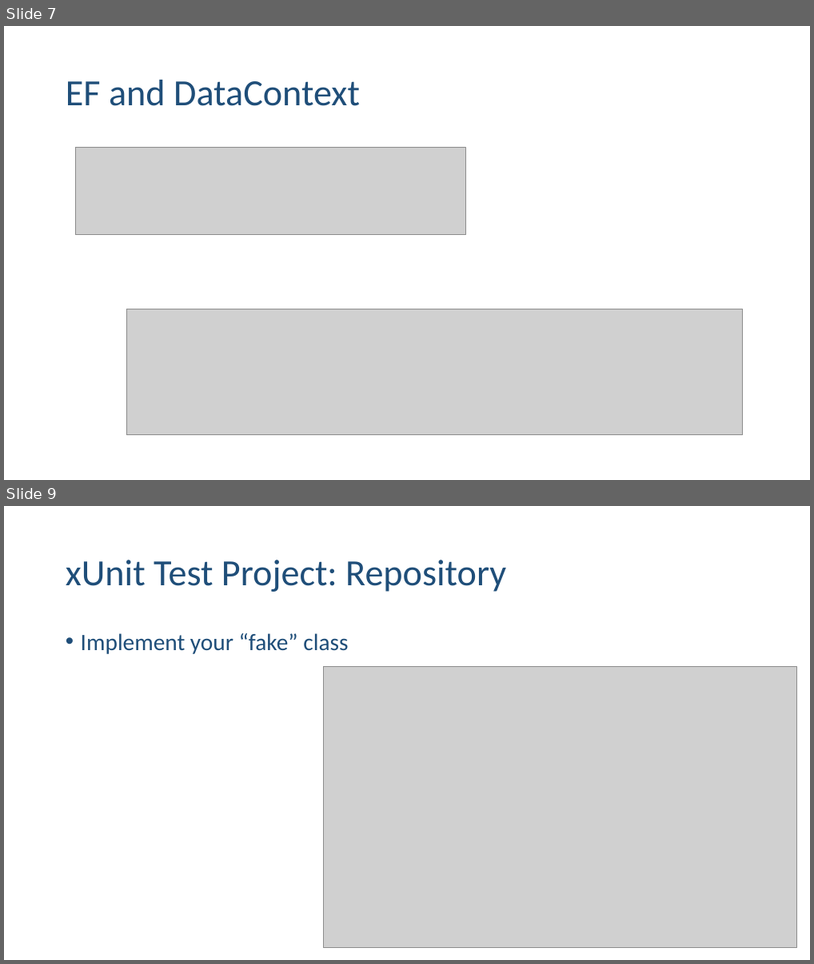
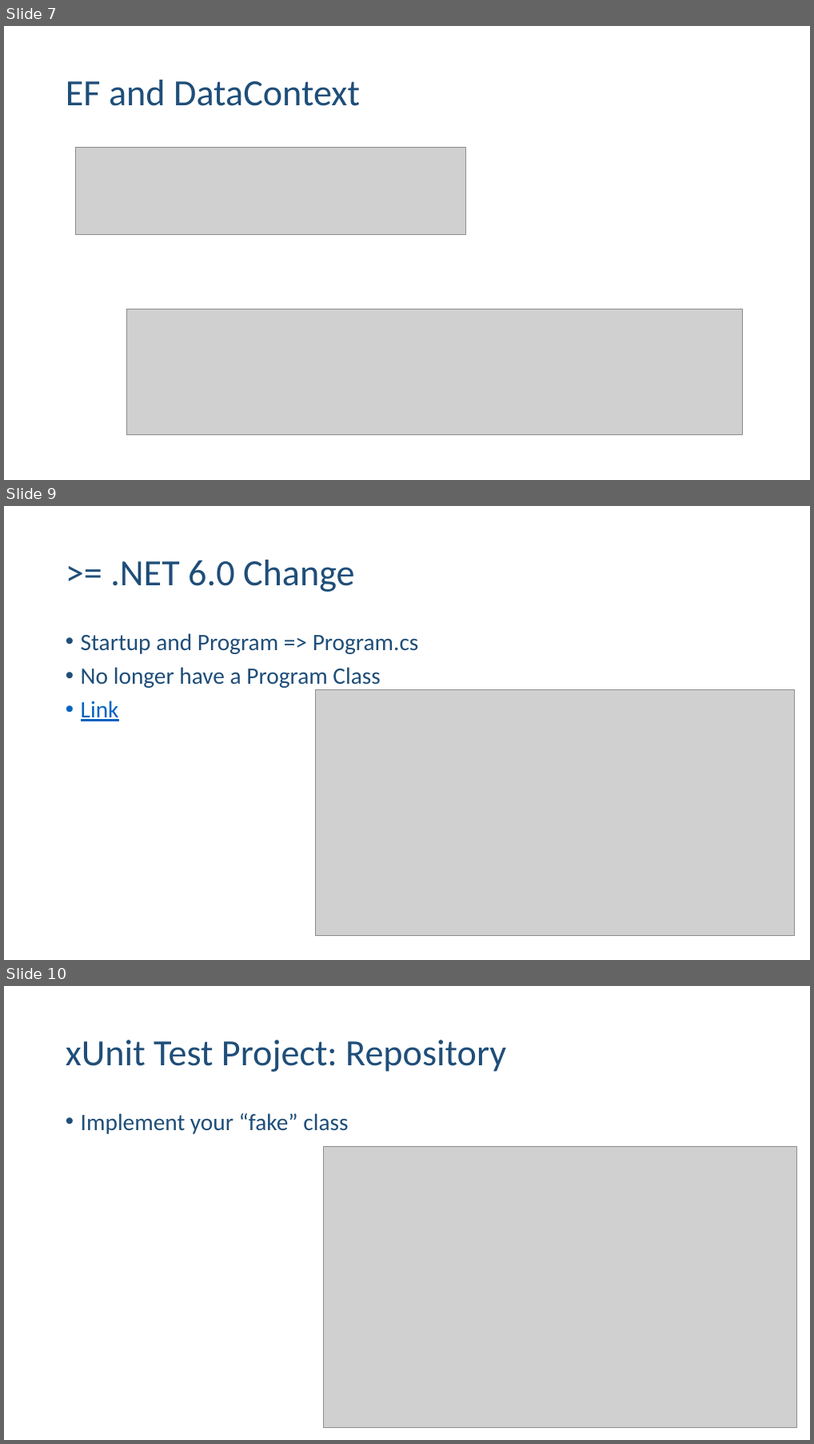
Before and after one commit to ehennis/Blog, a slide deck: WebApplicationFactory/NebraskaCode.pptx. Shown one above the other, each under a label of ours: slides 7 and 9 before the commit, slides 7, 9 and 10 after it; the slides between them are not shown. The pictures are 814x964 and 814x1444 pixels, drawn with LibreOffice and Linux fonts; fonts in the diff are those of the drawing; grey boxes stand for pictures. Boxes give left, top, right and bottom in pixels: in the first picture for what was removed or moved away, otherwise in the second. Text is boxed around its words. In the diff, an @@ line names an element or a change of style, - is before the commit and + after.

```diff
--- a/WebApplicationFactory/NebraskaCode.pptx
+++ b/WebApplicationFactory/NebraskaCode.pptx
@@ slide 9 added at box(4, 506, 810, 960), background #FFFFFF @@
@@ title added at box(110, 560, 355, 592), 44 pt, text #1F4E79 @@
+>= .NET 6.0 Change
@@ text added at box(81, 633, 419, 721), 28 pt, text #1F4E79 @@
+• Startup and Program => Program.cs
+• No longer have a Program Class
+• Link
@@ picture added at box(315, 690, 795, 936) @@
@@ what was slide 9 is now slide 10 @@
```
Also in this commit, not shown: 3 slides changed, 2 other slides added, 18 other files.
